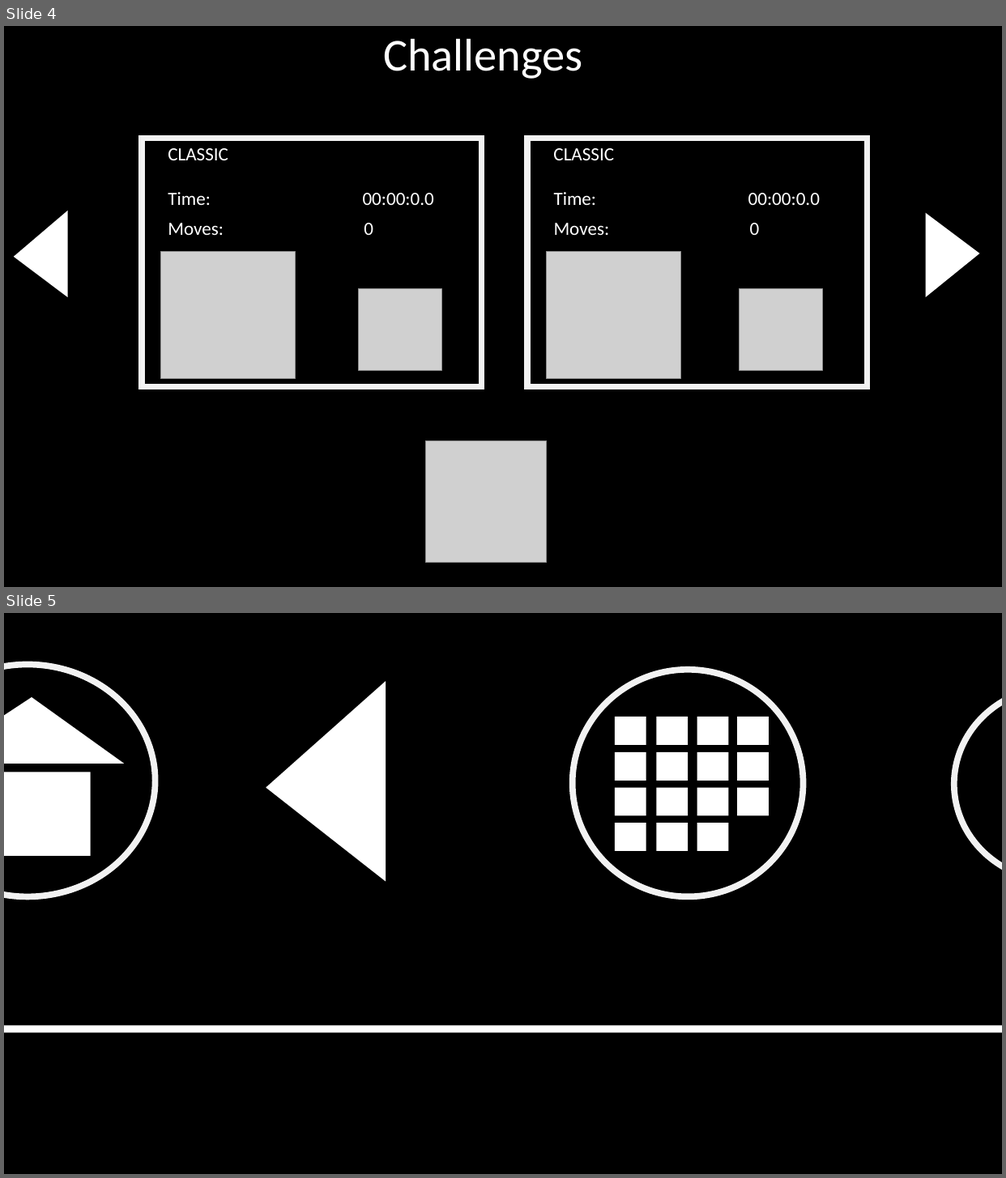
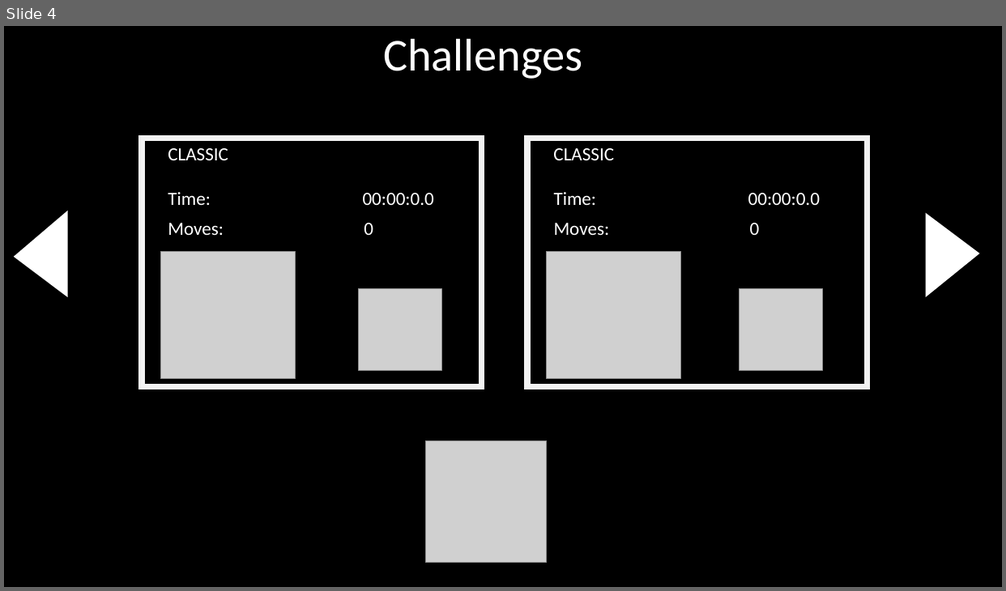
Before and after one commit to andie23/_Puzzled, a slide deck: docs/designs/menu.pptx. Shown one above the other, each under a label of ours: slides 4 and 5 before the commit, slide 4 after it. The pictures are 1006x1178 and 1006x591 pixels, drawn with LibreOffice and Linux fonts; fonts in the diff are those of the drawing; grey boxes stand for pictures. Boxes give left, top, right and bottom in pixels: in the first picture for what was removed or moved away, otherwise in the second. Text is boxed around its words. In the diff, an @@ line names an element or a change of style, - is before the commit and + after.

```diff
--- a/docs/designs/menu.pptx
+++ b/docs/designs/menu.pptx
@@ slide 5 removed at (4,613,1002,1174), background #000000 @@
@@ ellipse removed at (4,665,155,897) @@
@@ triangle removed at (266,681,386,882) @@
@@ triangle removed at (4,697,124,764) @@
@@ ellipse removed at (954,687,1002,882) @@
@@ rectangle removed at (4,773,91,856) @@
@@ group removed at (572,670,803,897): 15 rectangles, 1 ellipse @@
@@ rounded rectangle removed at (4,1029,1002,1174) @@
```
Also in this commit, not shown: 2 slides added, 1 other slide removed, 10 other files.
